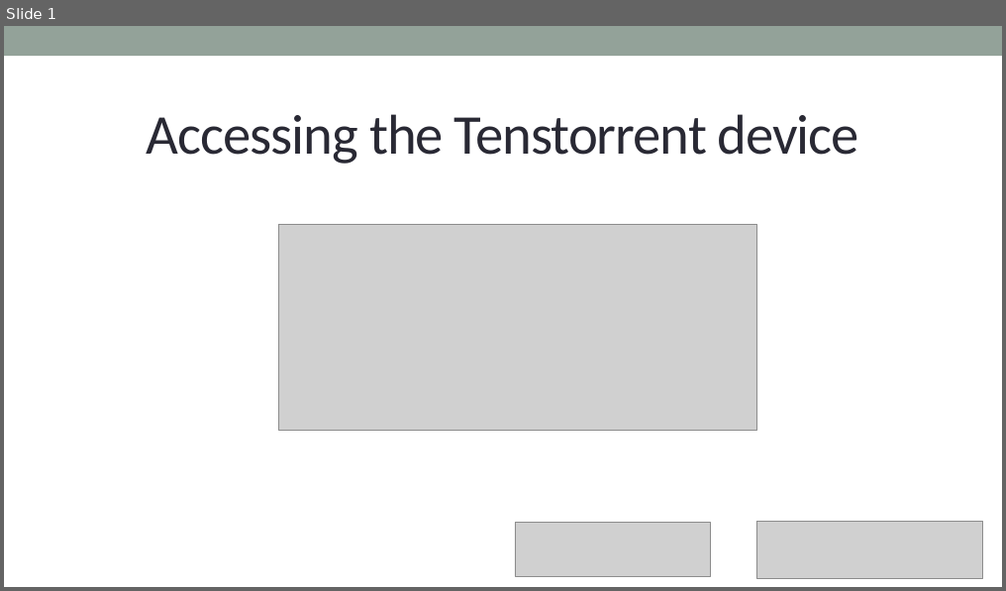
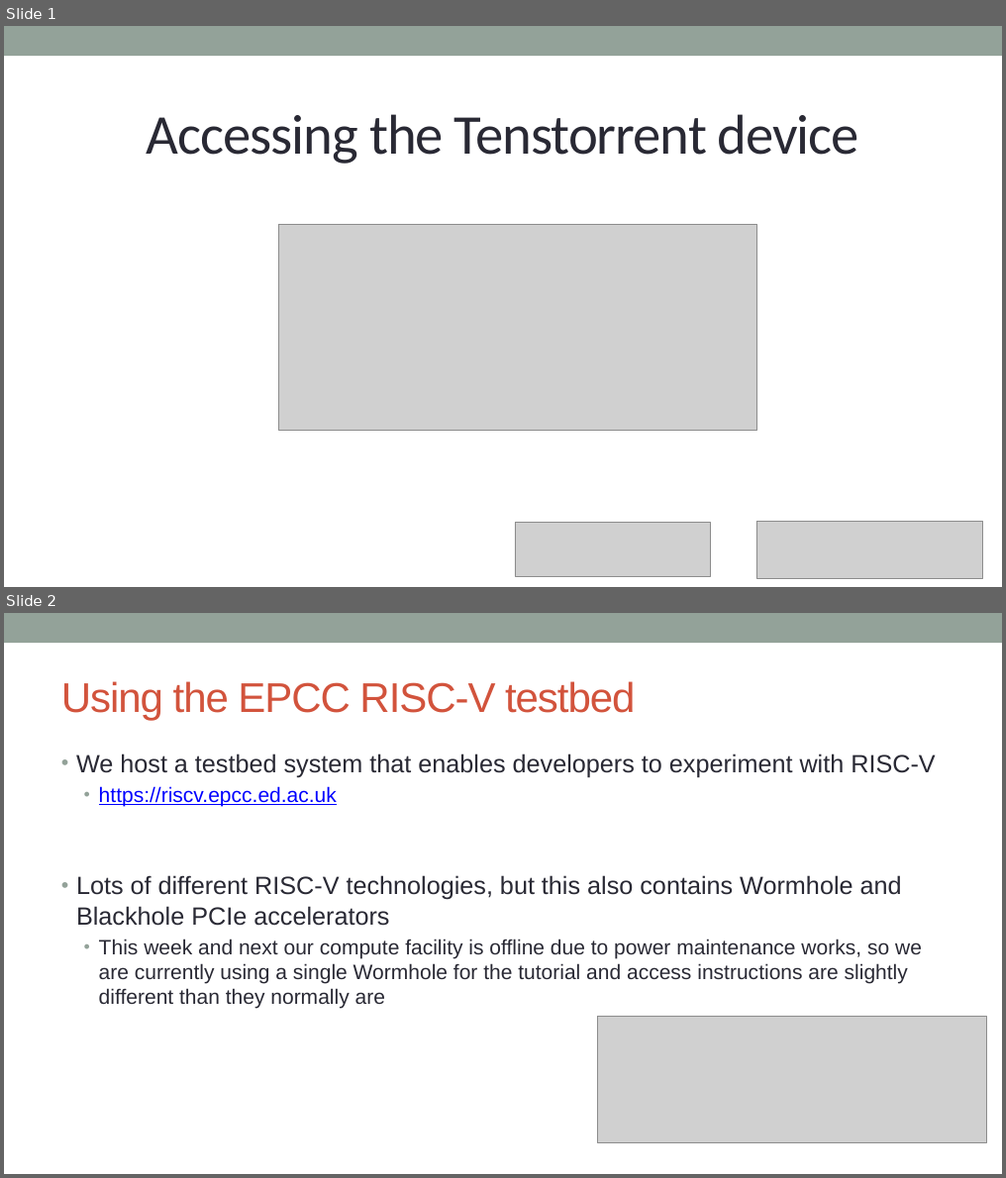
Before and after one commit to owainkenwayucl/tt-tutorial, a slide deck: lectures/src/Accessing Tenstorrent.pptx. Shown one above the other, each under a label of ours: slide 1 before the commit, slides 1 and 2 after it. The pictures are 1006x591 and 1006x1178 pixels, drawn with LibreOffice and Linux fonts; fonts in the diff are those of the drawing; grey boxes stand for pictures. Boxes give left, top, right and bottom in pixels: in the first picture for what was removed or moved away, otherwise in the second. Text is boxed around its words. In the diff, an @@ line names an element or a change of style, - is before the commit and + after.

```diff
--- a/lectures/src/Accessing Tenstorrent.pptx
+++ b/lectures/src/Accessing Tenstorrent.pptx
@@ slide 2 added at [4,613,1002,1174], background #FFFFFF; not listed: 1 template element that a slide beside it also shows @@
@@ title added at [61,681,635,720], 40 pt, text #D2533C @@
+Using the EPCC RISC-V testbed
@@ text added at [76,754,935,1009], 20 pt, text #292934 @@
+• We host a testbed system that enables developers to experiment with RISC-V
+  • https://riscv.epcc.ed.ac.uk
+• Lots of different RISC-V technologies, but this also contains Wormhole and Blackhole PCIe accelerators
+  • This week and next our compute facility is offline due to power maintenance works, so we are currently using a single Wormhole for the tutorial and access instructions are slightly different than they normally are
@@ picture added at [598,1017,987,1144] @@
```
Also in this commit, not shown: 2 slides changed, 4 other slides added, 3 other files.
